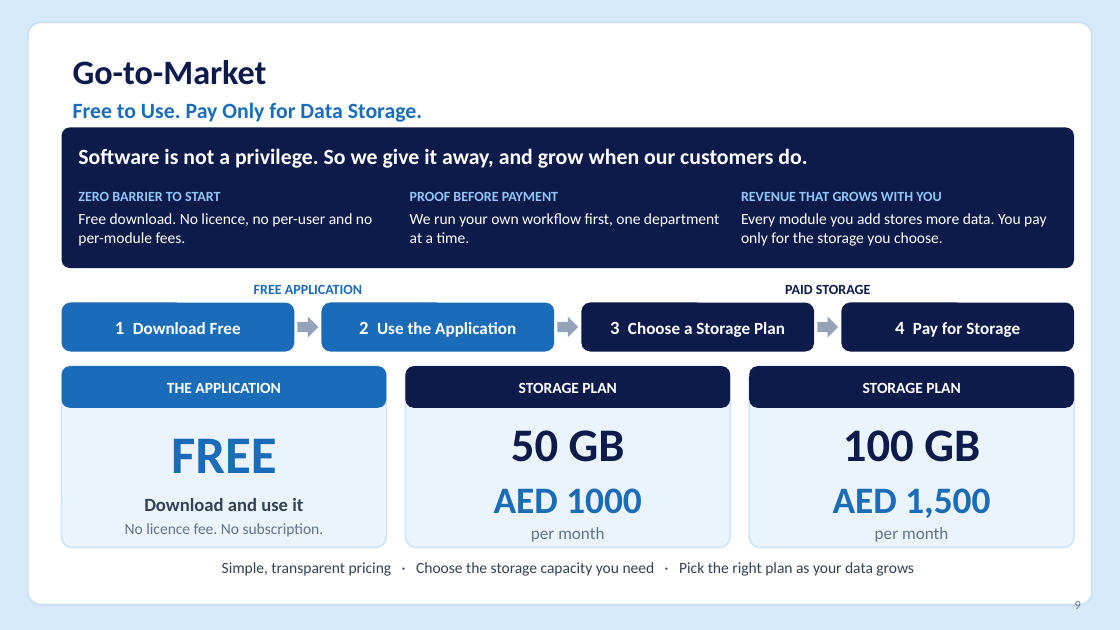
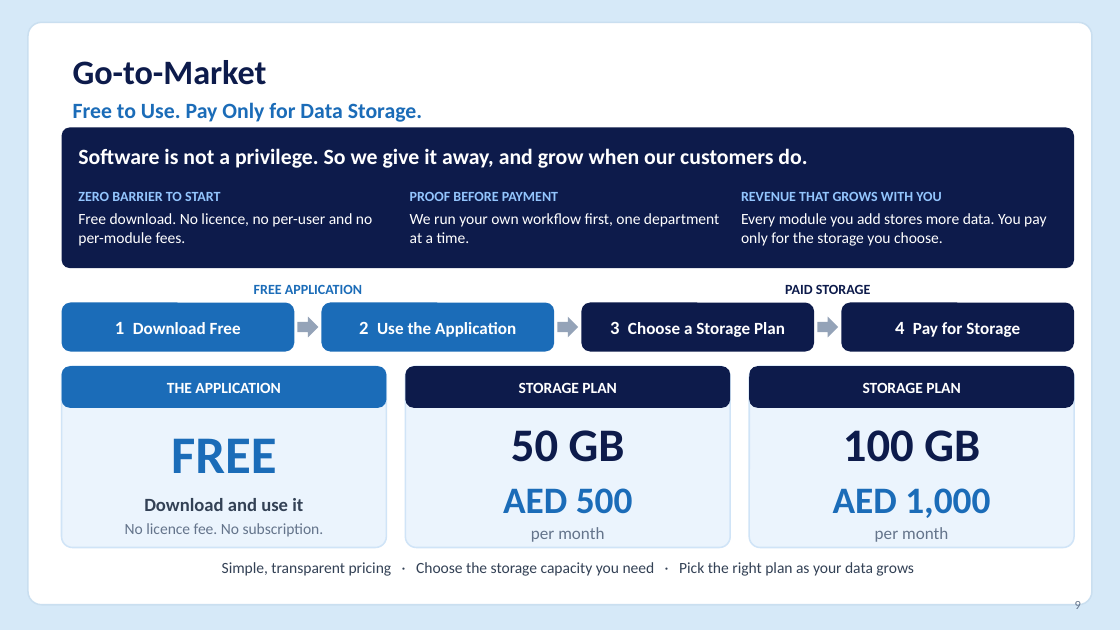
Before and after one commit to bhuvaness/MAA-ERP, a slide deck: slide 9 of payanarsstype-designer/docs/Payanar_Pitch_Deck_Final.pptx. Drawn at 1120x630 pixels with LibreOffice and Linux fonts; fonts in the diff are those of the drawing. Boxes give left, top, right and bottom in pixels: in the first picture for what was removed or moved away, otherwise in the second. Text is boxed around its words. In the diff, an @@ line names an element or a change of style, - is before the commit and + after.

```diff
--- a/payanarsstype-designer/docs/Payanar_Pitch_Deck_Final.pptx
+++ b/payanarsstype-designer/docs/Payanar_Pitch_Deck_Final.pptx
@@ text at [503,488,633,514]: text changed @@
-AED 1000
+AED 500
@@ text at [833,488,990,518]: text changed @@
-AED 1,500
+AED 1,000
```
Also in this commit, not shown: 4 other slides changed, 3 other files.
